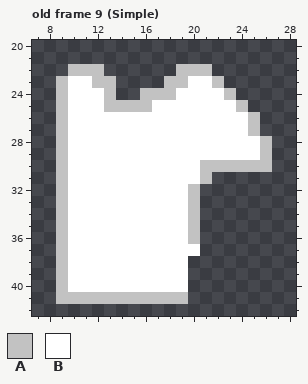
One commit to this pixel-art file: Assets/Sprites/Player/Left/Clothes/Torso.aseprite. Above: the version before the commit.
32x64 pixels, 16 frames. Shown: old frame 9 (Simple): x 7..28, y 20..42. The commit also changed other frames, which this record leaves out.
Palette (. is transparent): A #c2c2c2  B #ffffff
Pixels before, old frame 9 (Simple), first column x 9:
22 .AAA......AAA.....
23 ABBAA....AABBA....
24 ABBBA..AAABBBBA...
25 ABBBAAAABBBBBBBA..
26 ABBBBBBBBBBBBBBBA.
27 ABBBBBBBBBBBBBBBA.
28 ABBBBBBBBBBBBBBBBA
29 ABBBBBBBBBBBBBBBBA
30 ABBBBBBBBBBBAAAAAA
31 ABBBBBBBBBBBA.....
32 ABBBBBBBBBBA......
33 ABBBBBBBBBBA......
34 ABBBBBBBBBBA......
35 ABBBBBBBBBBA......
36 ABBBBBBBBBBA......
37 ABBBBBBBBBBB......
38 ABBBBBBBBBB.......
39 ABBBBBBBBBB.......
40 ABBBBBBBBBB.......
41 AAAAAAAAAAA.......
After:
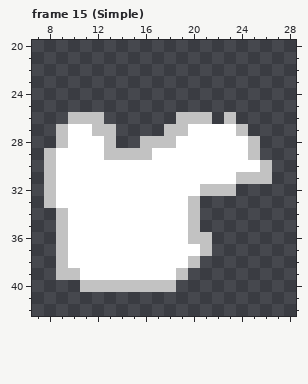
A new or re-ordered frame is compared with the old frame closest to it.
Edits made:
frames 16 -> 20
Frame 15 (Simple) is new; against old frame 9 (Simple), layer "Layer 3":
Colour A now appears in rows 29 to 30 at x 8; in row 31 at x 8 and 24 to 26; in row 32 at x 8 and 21 to 23; in row 33 at x 8; in rows 36 to 37 at x 21; in row 38 at x 20.
The author changed colour B to colour A in row 26 at x 10 to 12, 19 to 21 and 23; in row 27 at x 12 to 13, 18 to 19 and 24; in row 28 at x 13, 16 to 18 and 25; in row 29 at x 13 to 16 and 25; in row 39 at x 10 and 19; in row 40 at x 11 to 18.
Colour B now appears in row 31 at x 22 to 23.
The author changed colour A to colour B in row 29 at x 9; in row 30 at x 9 and 21 to 25; in row 31 at x 9 and 21; in row 32 at x 9 and 20; in row 33 at x 9.
The edit erases colour A in row 22 at x 10 to 12 and 19 to 21; in row 23 at x 9, 12 to 13, 18 to 19 and 22; in row 24 at x 9, 13, 16 to 18 and 23; in row 25 at x 9, 13 to 16 and 24; in row 26 at x 9 and 25; in row 27 at x 25.
The edit erases colour A in rows 28 to 29 at x 26; in row 40 at x 9; in row 41 at x 9 to 19.
The edit erases colour B in row 23 at x 10 to 11 and 20 to 21; in row 24 at x 10 to 12 and 19 to 22; in row 25 at x 10 to 12 and 17 to 23; in row 26 at x 13 to 18, 22 and 24; in row 27 at x 14 to 17; in row 28 at x 14 to 15.
The edit erases colour B in row 40 at x 10 and 19.
Boxes around the changes in both pictures, in picture pixels (x1, y1, x2, y2):
changed: (44, 64, 272, 304)
